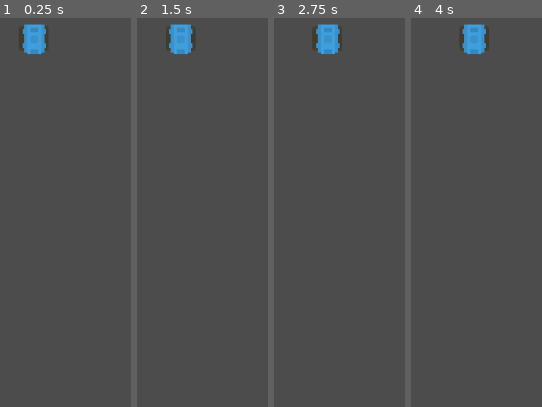
Above: before the commit, frames 1-4 (left to right).
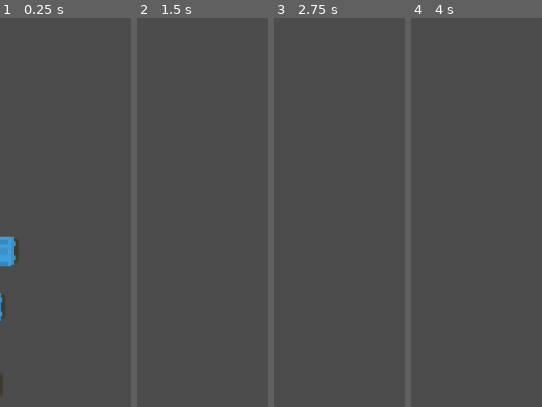
Above: after the commit, the same moments.

Repository: antonioaugustoalves/godot-aulas-duque
Game: Godot game, scene res://cenas/Teste.tscn
Two runs of this game, one before a commit and one after it. Both use one fixed random seed, a clock stepped at 60 frames per second and the inputs below. The project has no main scene, so this scene is started directly.
Inputs:
- Up to frame 1 (0.25 s): no input
- Up to frame 2 (1.5 s): tap Enter at 1.25 s
- Up to frame 3 (2.75 s): tap Space at 2 s
- Up to frame 4 (4 s): tap Enter at 3.5 s

The runs differ from the first frame. In frame 1, 3.0% of the frame differs, in the area x 0-37%, y 1-98%; in frame 2, 1.6%; in frame 3, 1.6%; in frame 4, 1.6%.

Commit message:
Aula 01: Movimentando o tanque com a função translate. Utilização de Vector2 para movimentação

Diff:
--- a/cenas/Teste.tscn
+++ b/cenas/Teste.tscn
@@ -5,4 +5,10 @@
 [node name="Teste" type="Node"]
 
 [node name="Tank" parent="." instance=ExtResource( 1 )]
-position = Vector2( 41, 53 )
+position = Vector2( 55, 325 )
+
+[node name="Tank3" parent="." instance=ExtResource( 1 )]
+position = Vector2( 35, 497 )
+
+[node name="Tank2" parent="." instance=ExtResource( 1 )]
+position = Vector2( 38, 397 )
--- a/scripts/Tank.gd
+++ b/scripts/Tank.gd
@@ -1,6 +1,6 @@
 extends KinematicBody2D
 
-var speed = 50 # a velocidade é de 50 px/s
+var speed = 200 # a velocidade é de 50 px/s
 
 # Called when the node enters the scene tree for the first time.
 func _ready():
@@ -9,4 +9,4 @@
 
 # Called every frame. 'delta' is the elapsed time since the previous frame.
 func _process(delta):
-	translate(Vector2(10, 0) * delta)
+	translate(Vector2(-1,0) * delta * speed)
